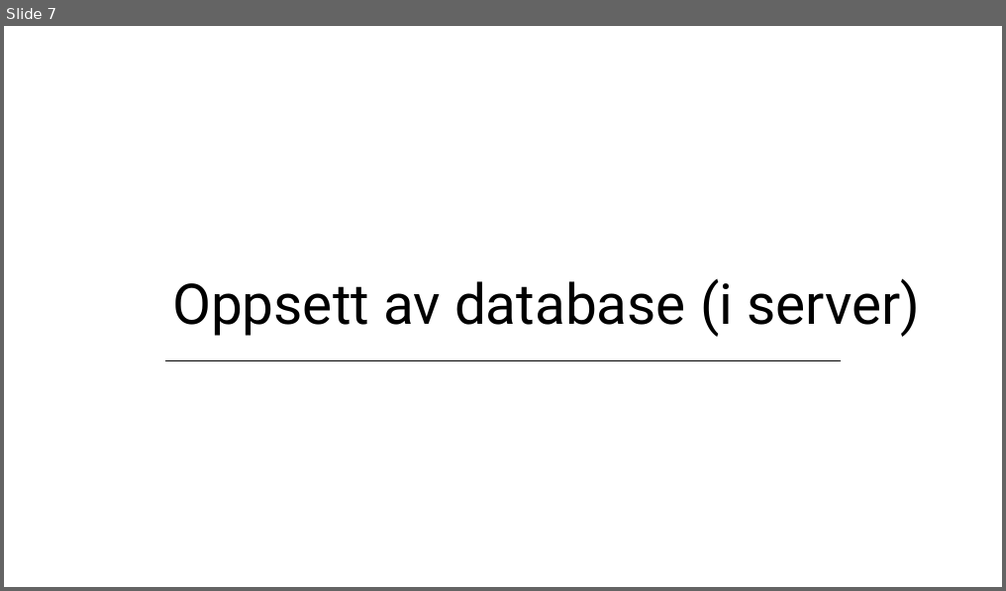
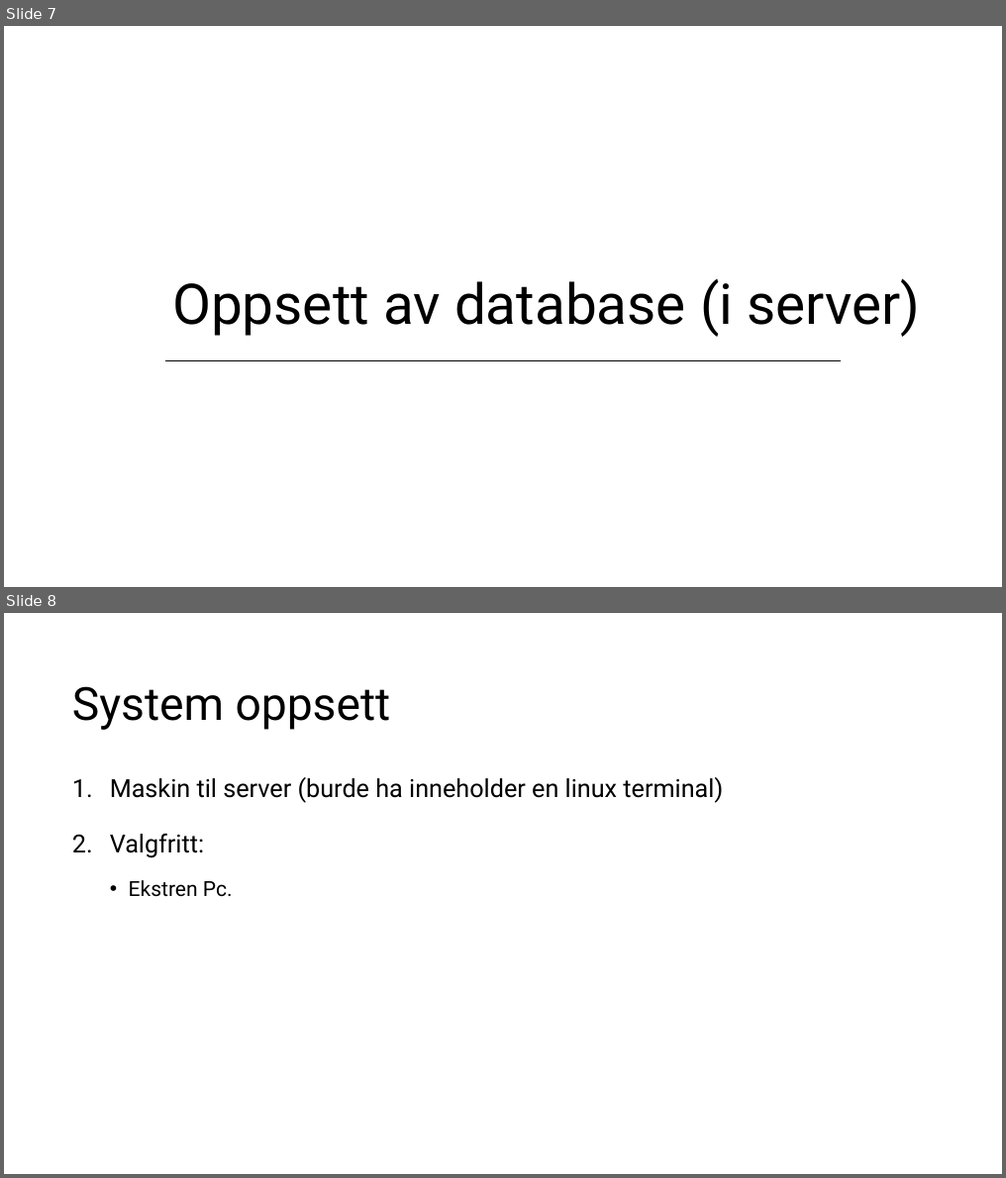
Before and after one commit to HeyItsAp/terminoppgave, a slide deck: Dokumenter/IT-veilendning.pptx. Shown one above the other, each under a label of ours: slide 7 before the commit, slides 7 and 8 after it. The pictures are 1006x591 and 1006x1178 pixels, drawn with LibreOffice and Linux fonts; fonts in the diff are those of the drawing. Boxes give left, top, right and bottom in pixels: in the first picture for what was removed or moved away, otherwise in the second. Text is boxed around its words. In the diff, an @@ line names an element or a change of style, - is before the commit and + after.

```diff
--- a/Dokumenter/IT-veilendning.pptx
+++ b/Dokumenter/IT-veilendning.pptx
@@ slide 8 added at (4, 613, 1002, 1174), background #FFFFFF @@
@@ title added at (72, 686, 391, 730), 44 pt, text #000000 @@
+System oppsett
@@ text added at (110, 777, 723, 897), 24 pt, text #000000 @@
+1. Maskin til server (burde ha inneholder en linux terminal)
+2. Valgfritt:
+  • Ekstren Pc.
```
Also in this commit, not shown: 2 slides changed, 3 other slides added.
